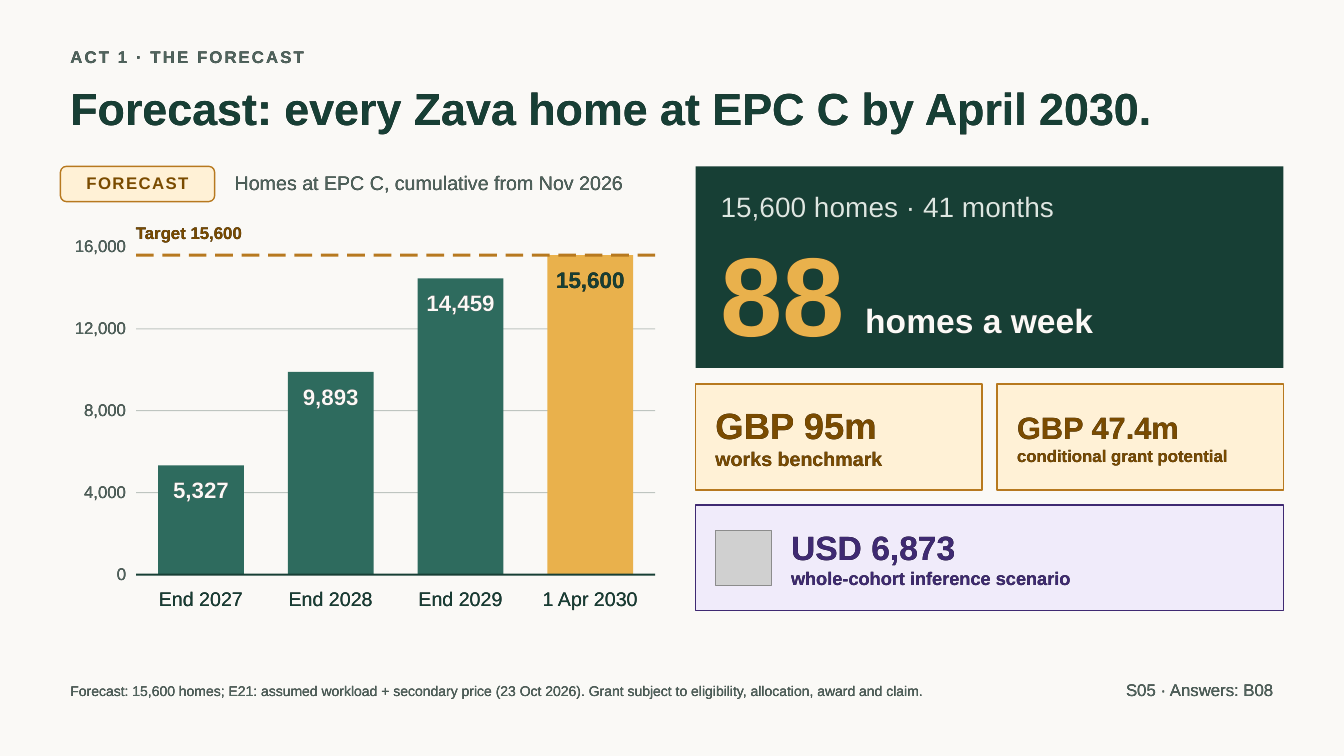
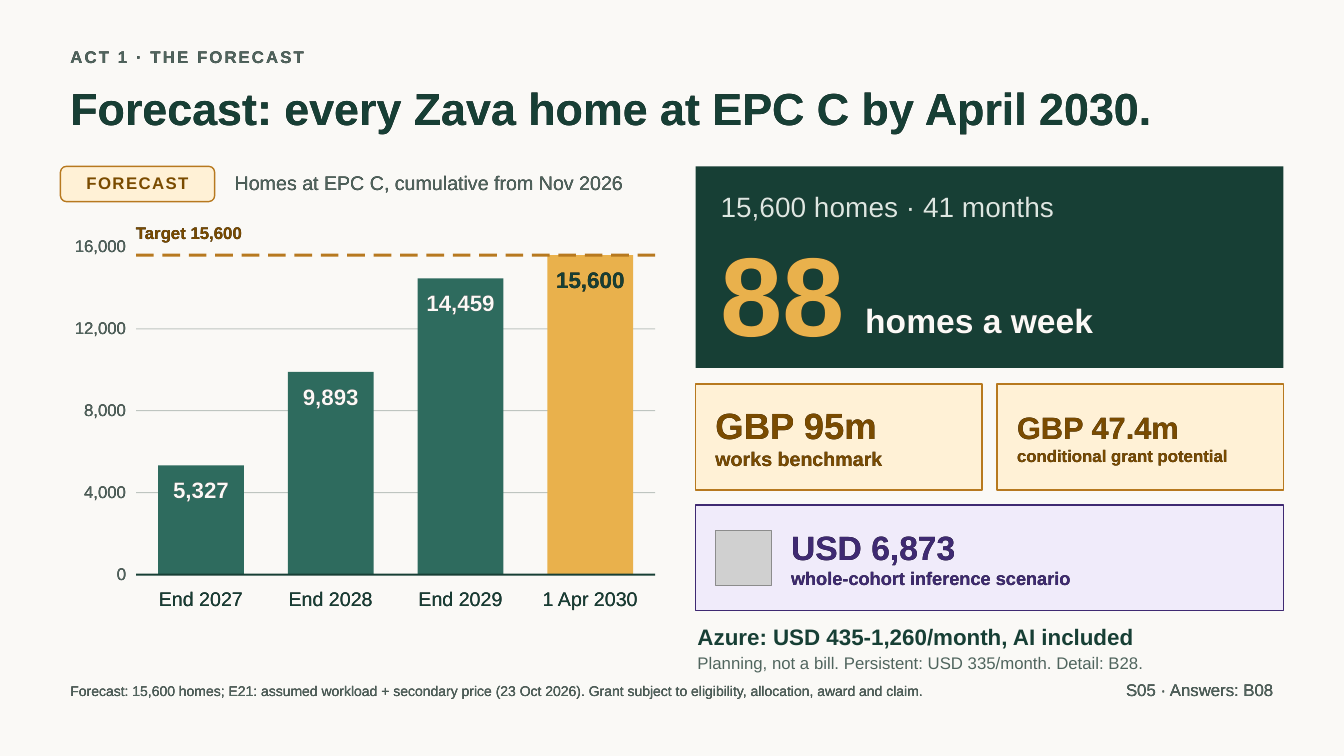
Before and after one commit to jmservera/ama, a slide deck: slide 6 of docs/capstone/deck/zava-forward-cowork-v2-draft.pptx. Drawn at 1344x756 pixels with LibreOffice and Linux fonts; fonts in the diff are those of the drawing; grey boxes stand for pictures. Boxes give left, top, right and bottom in pixels: in the first picture for what was removed or moved away, otherwise in the second. Text is boxed around its words. In the diff, an @@ line names an element or a change of style, - is before the commit and + after.

```diff
--- a/docs/capstone/deck/zava-forward-cowork-v2-draft.pptx
+++ b/docs/capstone/deck/zava-forward-cowork-v2-draft.pptx
@@ text added at <box>697,628,1133,649</box>, 16 pt, text #173F35, bold @@
+Azure: USD 435-1,260/month, AI included
@@ text added at <box>697,657,1142,673</box>, 12 pt, text #50655E @@
+Planning, not a bill. Persistent: USD 335/month. Detail: B28.
```
Also in this commit, not shown: 2 other slides changed, 1 slide added, 1 slide removed, 17 other files.
